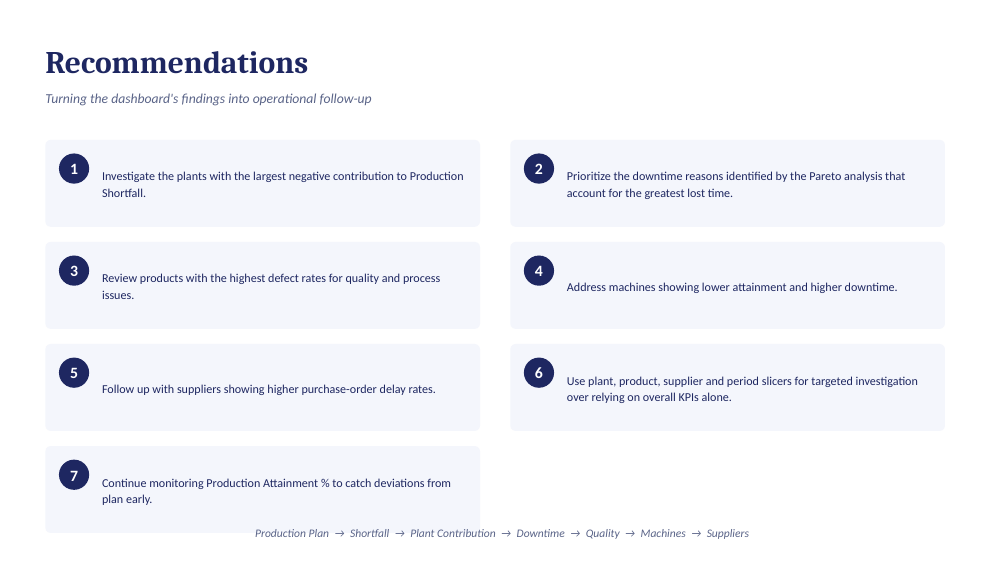
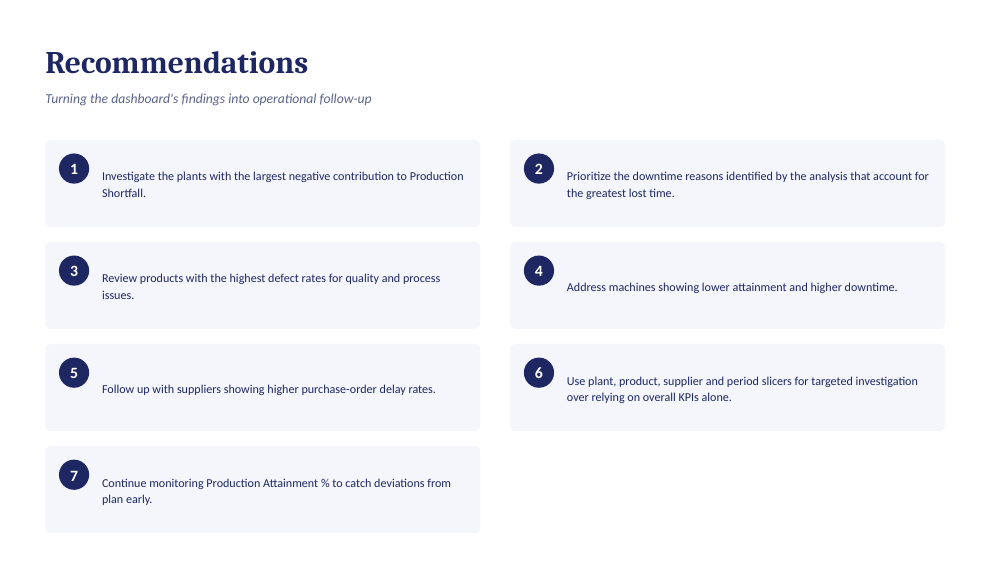
Before and after one commit to Rithi-20/Rithiha, a slide deck: slide 4 of PowerBI/Projects/Aero Home/AeroHome_Dashboard_Overview.pptx. Drawn at 1008x567 pixels with LibreOffice and Linux fonts; fonts in the diff are those of the drawing. Boxes give left, top, right and bottom in pixels: in the first picture for what was removed or moved away, otherwise in the second. Text is boxed around its words. In the diff, an @@ line names an element or a change of style, - is before the commit and + after.

```diff
--- a/PowerBI/Projects/Aero Home/AeroHome_Dashboard_Overview.pptx
+++ b/PowerBI/Projects/Aero Home/AeroHome_Dashboard_Overview.pptx
@@ text at (567,171,929,199): text changed @@
-Prioritize the downtime reasons identified by the Pareto analysis that account for the greatest lost time.
+Prioritize the downtime reasons identified by the analysis that account for the greatest lost time.
@@ text removed at (255,529,749,539) @@
-Production Plan → Shortfall → Plant Contribution → Downtime → Quality → Machines → Suppliers
```
Also in this commit, not shown: 1 other slide changed, 10 other files.
